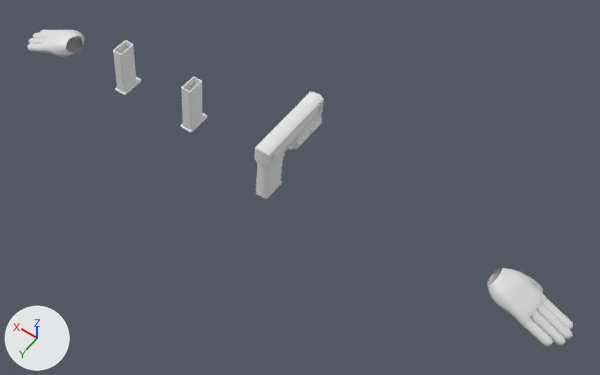
Two versions of the Blender file assets-raw/blend/gun/template.blend, one commit apart.
Both versions are drawn from a 50 mm camera at (-0.735, 0.903, 1.362) aimed at (-0.075, -0.021, -0.089). Arrows for +X, +Y and +Z are at lower left; the lights stay in place.

The scene before the commit, as lines of its bpy script (objects in view):
```python
me_cube_008 = bpy.data.meshes.new('Cube.008')
me_cube_008.from_pydata(...)  # 840 vertices, 750 faces; spans x -0.021..0.416, y -0.198..0.035, z -0.129..0.084
me_cube_008.materials.append(mat_matbase)  # white #e7e7e7
me_plane = bpy.data.meshes.new('Plane')
me_plane.from_pydata(...)  # 235 vertices, 230 faces; spans x 0.54..0.721, y -0.066..0.058, z -0.054..0.046
me_plane.polygons.foreach_set('use_smooth', [True] * 230)
me_plane.materials.append(mat_matbase_001)  # white #e7e7e7
ob_base = bpy.data.objects.new('Base', me_cube_008)
ob_base.location = (0.0, 0.0, 0.0)
_m = ob_base.modifiers.new('Bevel', 'BEVEL')
_m.width = 0.0008
_m.width_pct = 0.0008
_m.angle_limit = 0.871
_m.use_clamp_overlap = False
_m.profile = 0.417
_m.harden_normals = True
ob_handspreview = bpy.data.objects.new('HandsPreview', me_plane)
ob_handspreview.location = (0.0, 0.0, 0.0)
_m = ob_handspreview.modifiers.new('Mirror', 'MIRROR')
_m.use_clip = True
_m = ob_handspreview.modifiers.new('Subdivision', 'SUBSURF')
_m.render_levels = 1
```
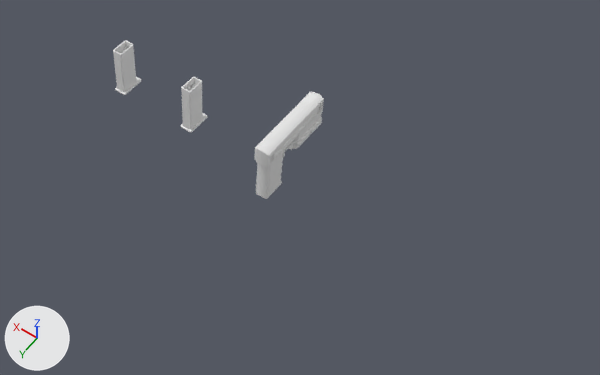
Boxes [x1, y1, x2, y2] around the edits, measured in the pictures (600 x 375 px):
'HandsPreview', hidden: before [27, 30, 573, 346]

The change, as a list of edits to the scene's bpy script:
```text
Change ob_handspreview:
    add ob_handspreview.hide_set(True)
```
